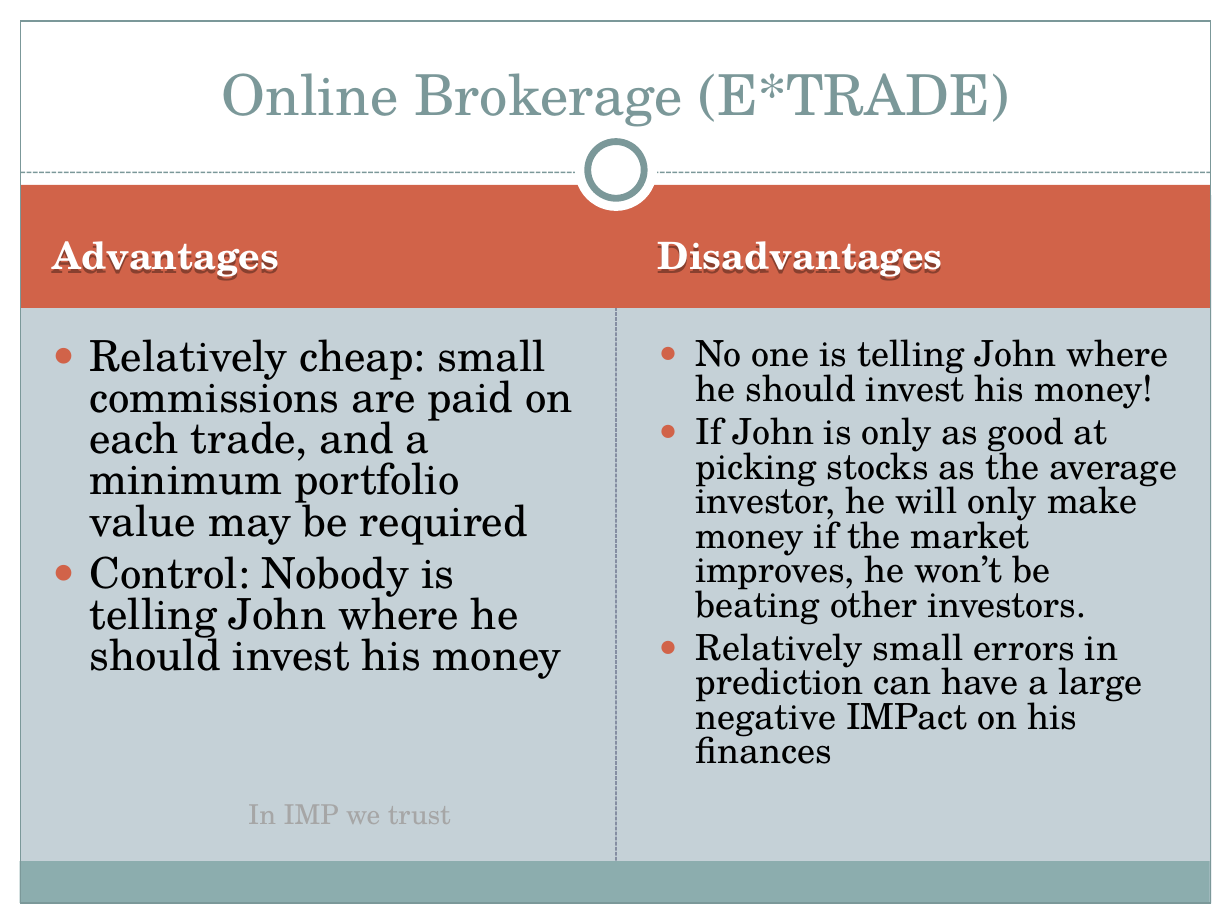
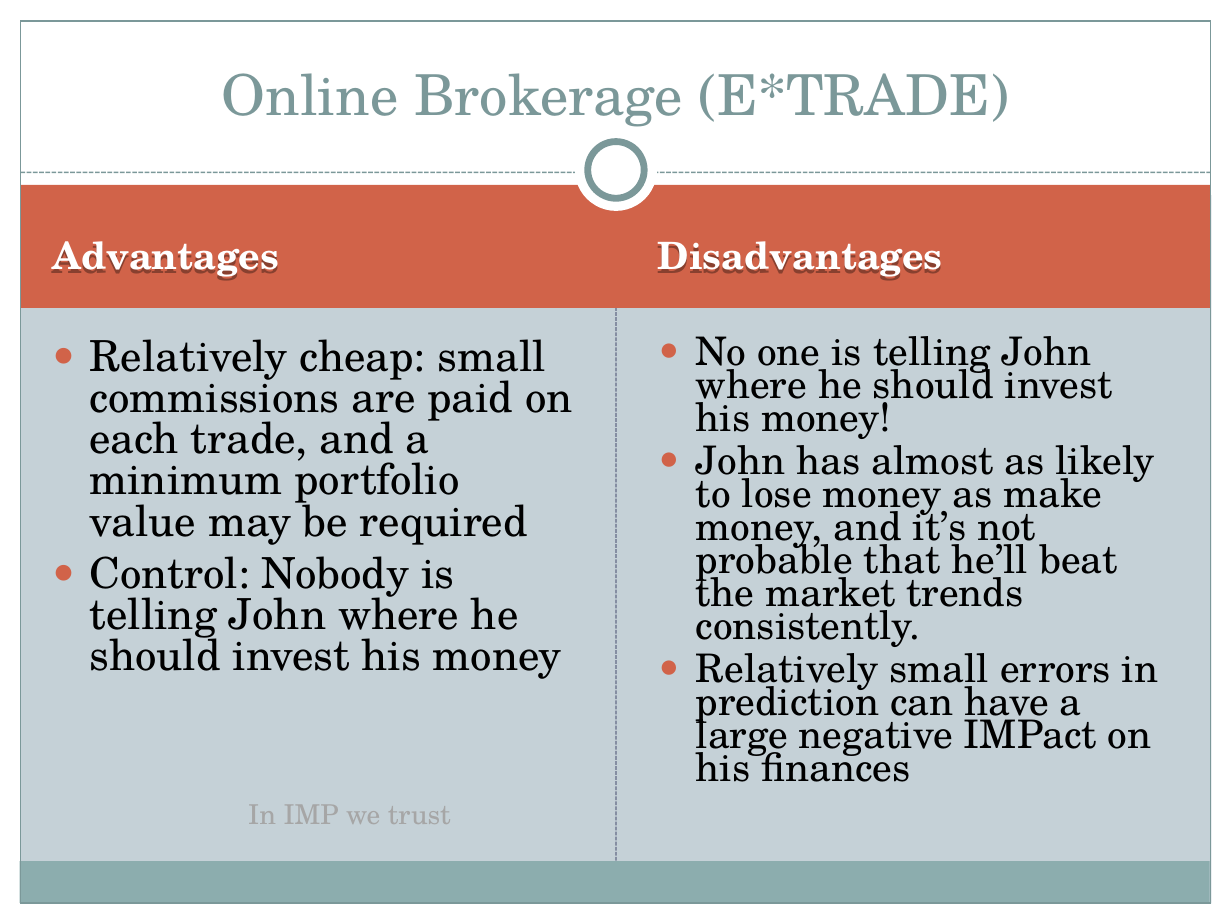
Before and after one commit to ChrisBye/rpi-imp, a slide deck: slide 5 of final presentation/justification and vision.ppt. Drawn at 1232x924 pixels with LibreOffice and Linux fonts; fonts in the diff are those of the drawing. Boxes give left, top, right and bottom in pixels: in the first picture for what was removed or moved away, otherwise in the second. Text is boxed around its words. In the diff, an @@ line names an element or a change of style, - is before the commit and + after.

Commit message:
typos

```diff
--- a/final presentation/justification and vision.ppt
+++ b/final presentation/justification and vision.ppt
@@ text at (696,336,1158,782): size 21 to 23 pt in "No one is telling John where he ...", "Relatively small errors in prediction can have ..."; line spacing 0.8 to 0.7 @@
@@ text at (696,435,1154,647): text changed; size 21 to 23 pt @@
-● If John is only as good at picking stocks as the average investor, he will only make money if the market improves, he won’t be beating other investors.
+● John has almost as likely to lose money as make money, and it’s not probable that he’ll beat the market trends consistently.
```
Also in this commit, not shown: 1 other slide changed.
